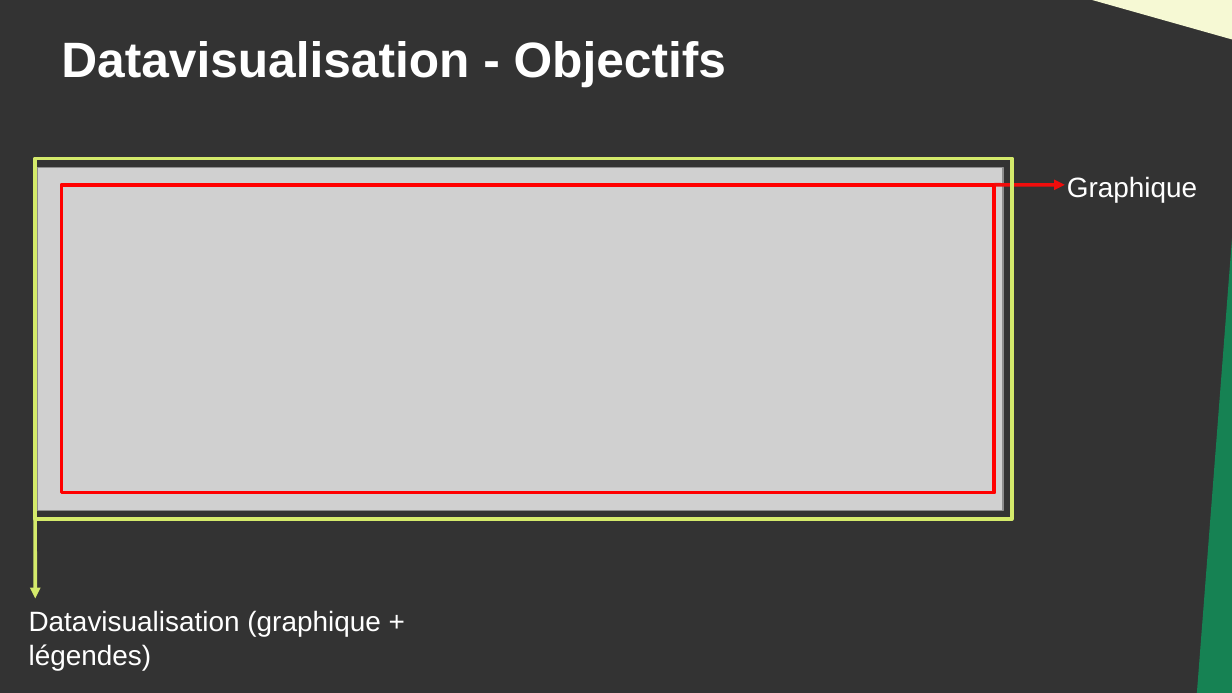
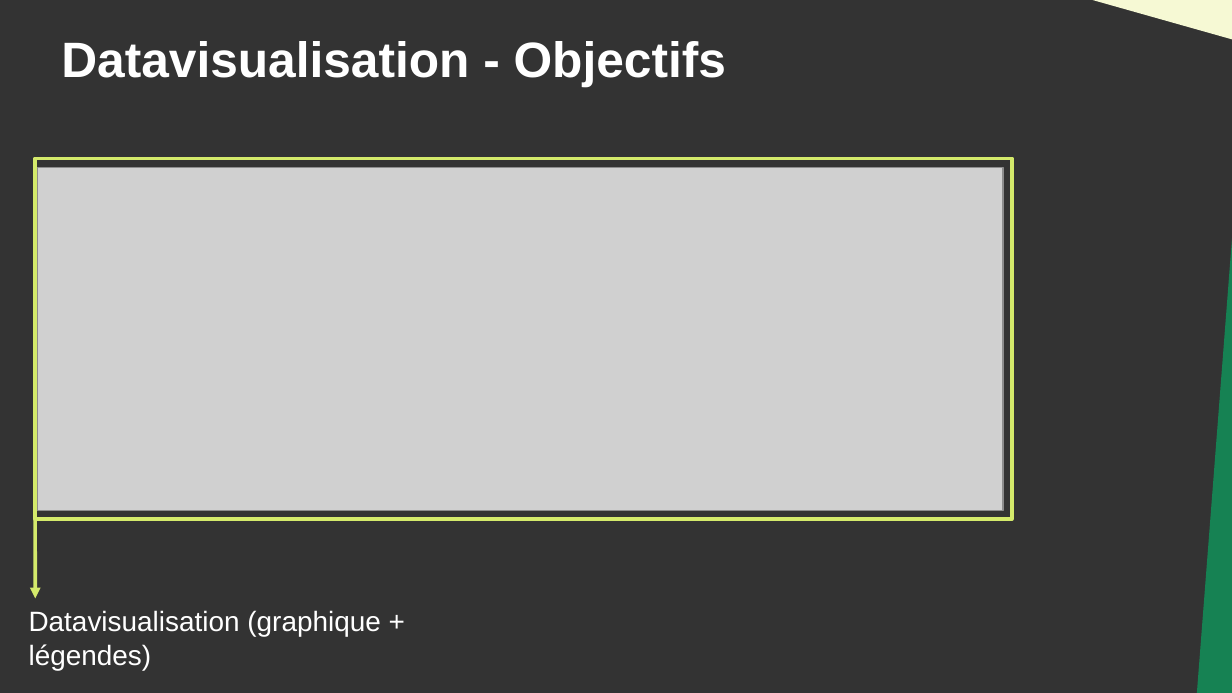
Before and after one commit to DanYellow/cours, a slide deck: slide 5 of data-journalisme-s4/travaux-pratiques/numero-4/presentation.odp. Drawn at 1232x693 pixels with LibreOffice and Linux fonts; fonts in the diff are those of the drawing; grey boxes stand for pictures. Boxes give left, top, right and bottom in pixels: in the first picture for what was removed or moved away, otherwise in the second. Text is boxed around its words. In the diff, an @@ line names an element or a change of style, - is before the commit and + after.

```diff
--- a/data-journalisme-s4/travaux-pratiques/numero-4/presentation.odp
+++ b/data-journalisme-s4/travaux-pratiques/numero-4/presentation.odp
@@ text removed at bbox=[1067, 176, 1197, 203] @@
-Graphique
@@ rectangle removed at bbox=[61, 184, 995, 493] @@
@@ arrow removed from (995, 184) to (1065, 184) @@
```
Also in this commit, not shown: 1 other slide changed, 7 other files.
